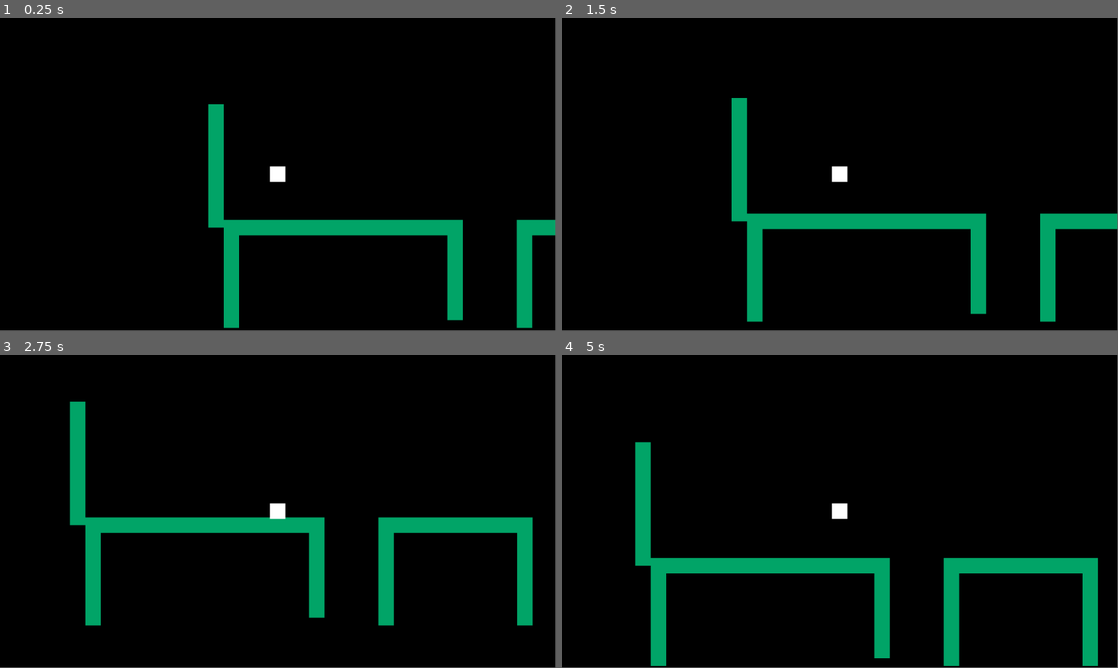
Above: before the commit, frames 1-4 (two rows, left to right).
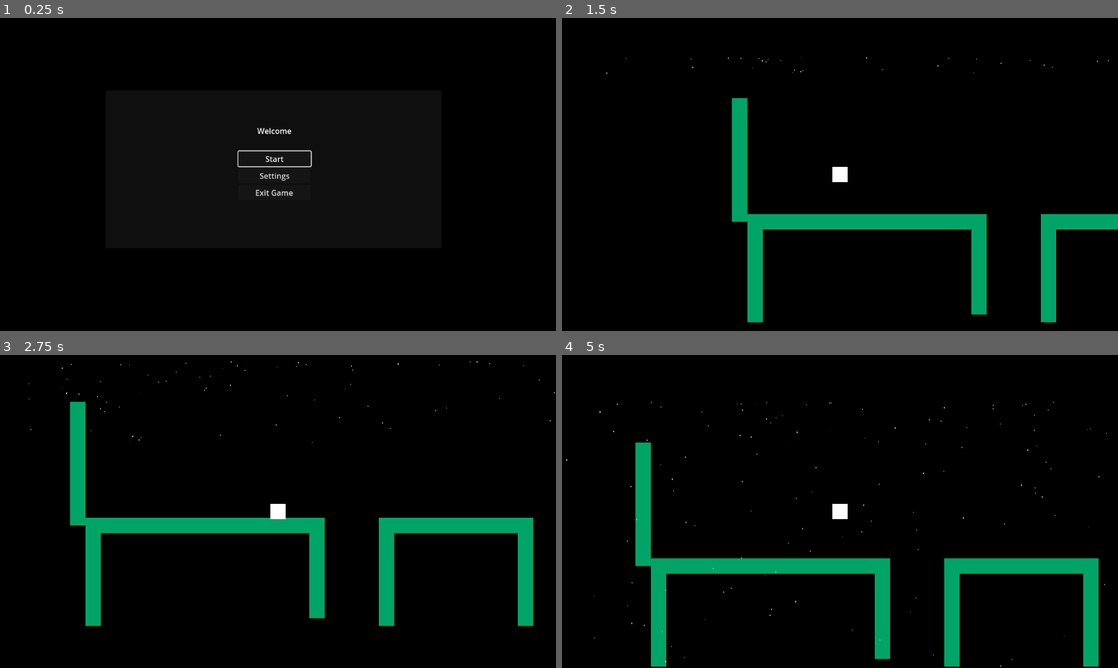
Above: after the commit, the same moments.

Repository: DEVizzent/mermelada-jam-2023
Game: Godot game, scene res://Inicio/StartMenu.tscn
Two runs of this game, one before a commit and one after it. Both use one fixed random seed, a clock stepped at 60 frames per second and the inputs below. Before the commit the project starts from res://Levels/Level1/Level1.tscn.
Inputs (mouse positions are in pixels of both pictures, inside the frame that each line leads up to):
- Up to frame 1 (0.25 s): no input
- Up to frame 2 (1.5 s): click (834, 158) at 0.5 s, where only the run after the commit has a clickable "Start"; tap Enter (ui_accept) at 1.25 s; move the mouse to (962, 158) at 1.27 s; hold Right (ui_right) from 1.28 s (still down); click (962, 158) at 1.42 s
- Up to frame 3 (2.75 s): tap Enter (ui_accept) at 1.52 s; release Right (ui_right) at 2 s; drag from (166, 527) to (316, 439) at 2.02 s
- Up to frame 4 (5 s): move the mouse to (895, 442) at 2.77 s; hold Left (ui_left) 2.78-3.5 s; drag from (812, 574) to (673, 464) at 3.52 s; move the mouse to (1006, 558) at 4.27 s; hold Right (ui_right) from 4.28 s (still down); tap Enter (ui_accept) at 4.52 s
In our replay, the window is 799x449 before the commit and 800x450 after it. These sizes can differ from the game's own. Grey fills any space a smaller window leaves; there, only what the larger window draws over its background counts as a difference.

The runs differ from the first frame. In frame 1, 6.7% of the frame differs, in the area x 37-100%, y 27-100%; in frame 2, 0.7%; in frame 3, 0.8%; in frame 4, 1.0%.

Commit message:
algo residual

Diff:
--- a/Inicio/StartMenu.tscn
+++ b/Inicio/StartMenu.tscn
@@ -64,5 +64,4 @@
 
 [connection signal="settingsClosed" from="Settings" to="." method="_on_settings_settings_closed"]
 [connection signal="pressed" from="Panel/CenterContainer/VBoxContainer/SettingsButton" to="." method="_on_settings_button_pressed"]
-[connection signal="pressed" from="Panel/CenterContainer/VBoxContainer/SettingsButton" to="Panel/CenterContainer/VBoxContainer/SettingsButton" method="_on_pressed"]
 [connection signal="pressed" from="Panel/CenterContainer/VBoxContainer/ExitButton" to="." method="_on_exit_button_pressed"]
--- a/Levels/Level.gd
+++ b/Levels/Level.gd
@@ -1,12 +1,15 @@
 extends Node2D
 
+@onready var nodo_lluvia : Node2D = $RainEnviromentParticles
 @onready var type_word_scene = preload("res://TypeWordAtEnd/type_word_at_end.tscn")
+@export var con_lluvia : bool = true
 @export var word : String = "abracadabra"
-
 
 func _ready():
 	EventBus.levelCompleted.connect(_on_level_completed)
 	EventBus.levelWordSubmited.connect(_on_word_submited)
+	if !con_lluvia:
+		nodo_lluvia.queue_free()
 
 func _on_level_completed()->void:
 	#Conectar aqui la introducion de texto
@@ -14,9 +17,8 @@
 	var new_type_word_scene = type_word_scene.instantiate()
 	add_child(new_type_word_scene)
 
-
 func _on_word_submited(typed_word)->void:
 	if word == typed_word:
 		print("el juegador a ganado")
 	else:
-		print("el jugador es un pringao")
+		print("el jugador a perdido")
--- a/Levels/Level1/Level1.tscn
+++ b/Levels/Level1/Level1.tscn
@@ -6,6 +6,7 @@
 [ext_resource type="PackedScene" uid="uid://61rh154cdswe" path="res://StarsRain/StarsRain.tscn" id="3_4b7tw"]
 [ext_resource type="PackedScene" uid="uid://hop855rd06b8" path="res://Levels/LevelGoalArea.tscn" id="5_eqtli"]
 [ext_resource type="PackedScene" uid="uid://bueyv6qwi0jrw" path="res://StarsRain/EstrellaFugaz/SpawnerEstrellas/spawner_estrellas.tscn" id="6_gjp6n"]
+[ext_resource type="PackedScene" uid="uid://6eolvn4p0iw7" path="res://RainEnviroment/rain_enviroment_particles.tscn" id="7_iq0n7"]
 
 [sub_resource type="TileSetAtlasSource" id="TileSetAtlasSource_dhia0"]
 texture = ExtResource("1_830um")
@@ -57,7 +58,7 @@
 
 [node name="Level1" type="Node2D" groups=["level"]]
 script = ExtResource("1_jfv7o")
-word = "hola"
+word = "ferter"
 
 [node name="TileMap" type="TileMap" parent="."]
 tile_set = SubResource("TileSet_4siov")
@@ -76,3 +77,6 @@
 
 [node name="SpawnerEstrellas" parent="." instance=ExtResource("6_gjp6n")]
 position = Vector2(2, -65)
+
+[node name="RainEnviromentParticles" parent="." instance=ExtResource("7_iq0n7")]
+position = Vector2(6, -194)
--- /dev/null
+++ b/RainEnviroment/rain_enviroment_particles.gd
@@ -0,0 +1,9 @@
+extends Node2D
+
+var player : CharacterBody2D
+
+func _ready():
+	player = get_tree().get_first_node_in_group("player")
+
+func _process(delta):
+	global_position.x = player.global_position.x
--- /dev/null
+++ b/RainEnviroment/rain_enviroment_particles.tscn
@@ -0,0 +1,23 @@
+[gd_scene load_steps=4 format=3 uid="uid://6eolvn4p0iw7"]
+
+[ext_resource type="Texture2D" uid="uid://c6t1btlmqgq7c" path="res://RainEnviroment/gota.png" id="1_fqkr0"]
+[ext_resource type="Script" path="res://RainEnviroment/rain_enviroment_particles.gd" id="1_kikyi"]
+
+[sub_resource type="ParticleProcessMaterial" id="ParticleProcessMaterial_tskj4"]
+emission_shape = 3
+emission_box_extents = Vector3(1152, 0, 1)
+particle_flag_disable_z = true
+gravity = Vector3(0, 70, 0)
+orbit_velocity_min = 0.0
+orbit_velocity_max = 0.0
+scale_min = 0.2
+scale_max = 0.5
+
+[node name="RainEnviromentParticles" type="Node2D"]
+script = ExtResource("1_kikyi")
+
+[node name="GPUParticles2D" type="GPUParticles2D" parent="."]
+amount = 300
+process_material = SubResource("ParticleProcessMaterial_tskj4")
+texture = ExtResource("1_fqkr0")
+lifetime = 5.0
--- a/StarsRain/StarsRain.gd
+++ b/StarsRain/StarsRain.gd
@@ -32,7 +32,6 @@
 		posicion_letra += dif_between_star
 		positionsToThrowStars.append(posicion_letra)
 
-
 func compare_int(a:int,b:int)->bool:
 	return a < b
 
--- a/project.godot
+++ b/project.godot
@@ -11,13 +11,17 @@
 [application]
 
 config/name="MermeladaJam"
-run/main_scene="res://Levels/Level1/Level1.tscn"
+run/main_scene="res://Inicio/StartMenu.tscn"
 config/features=PackedStringArray("4.1", "Forward Plus")
 boot_splash/bg_color=Color(0.00392157, 0.109804, 0.25098, 1)
 
 [autoload]
 
 EventBus="*res://Singletons/EventBusClass.gd"
+
+[display]
+
+window/stretch/mode="viewport"
 
 [input]
 
Not shown: 1 places in Levels/Level1/Level1.tscn that only renumber resources
Binary file added: RainEnviroment/gota.png
Not shown, added: RainEnviroment/gota.png.import
